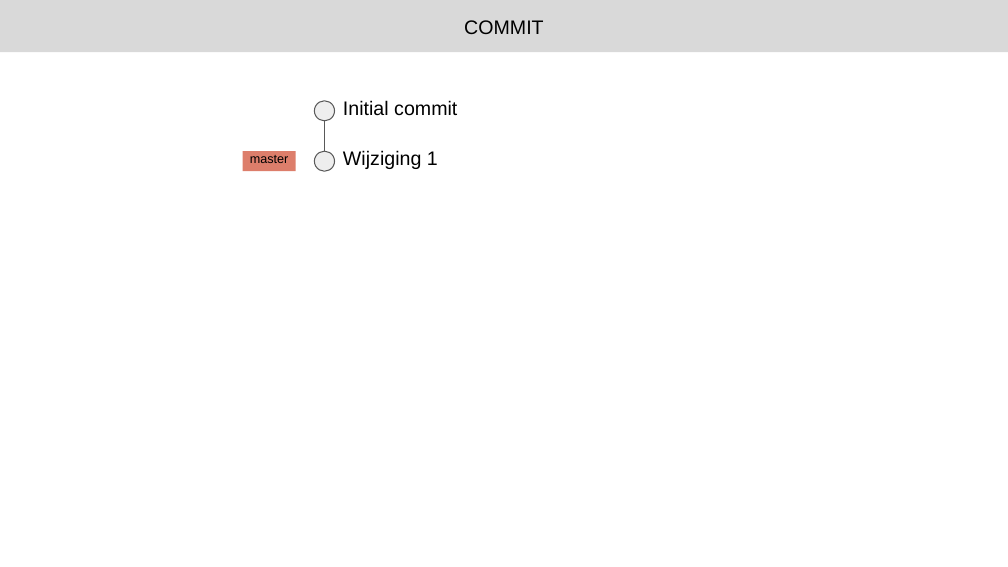
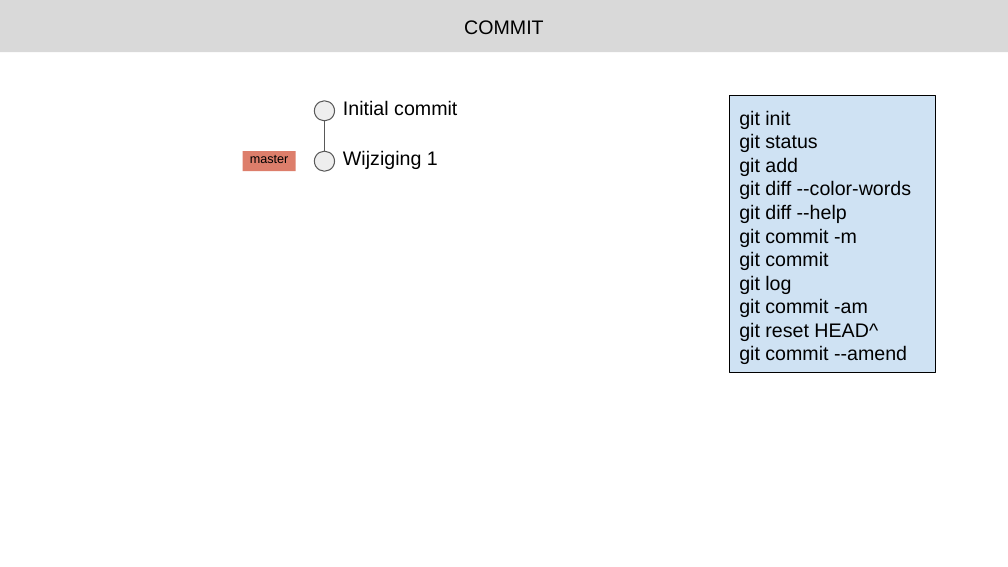
Before and after one commit to Lveekhout/juniorsoftwareengineer, a slide deck: slide 2 of git-workshop-opdracht-commit.pptx. Drawn at 1008x567 pixels with LibreOffice and Linux fonts; fonts in the diff are those of the drawing. Boxes give left, top, right and bottom in pixels: in the first picture for what was removed or moved away, otherwise in the second. Text is boxed around its words. In the diff, an @@ line names an element or a change of style, - is before the commit and + after.

```diff
--- a/git-workshop-opdracht-commit.pptx
+++ b/git-workshop-opdracht-commit.pptx
@@ rectangle added at (729,96,935,373), fill #CFE2F3, outline #000000 0.75 pt, 14 pt, text #000000 @@
+git init
+git status
+git add
+git diff --color-words
+git diff --help
+git commit -m
+git commit
+git log
+git commit -am
+git reset HEAD^
+git commit --amend
```
Also in this commit, not shown: 2 other slides changed, 2 slides added, 4 other files.
